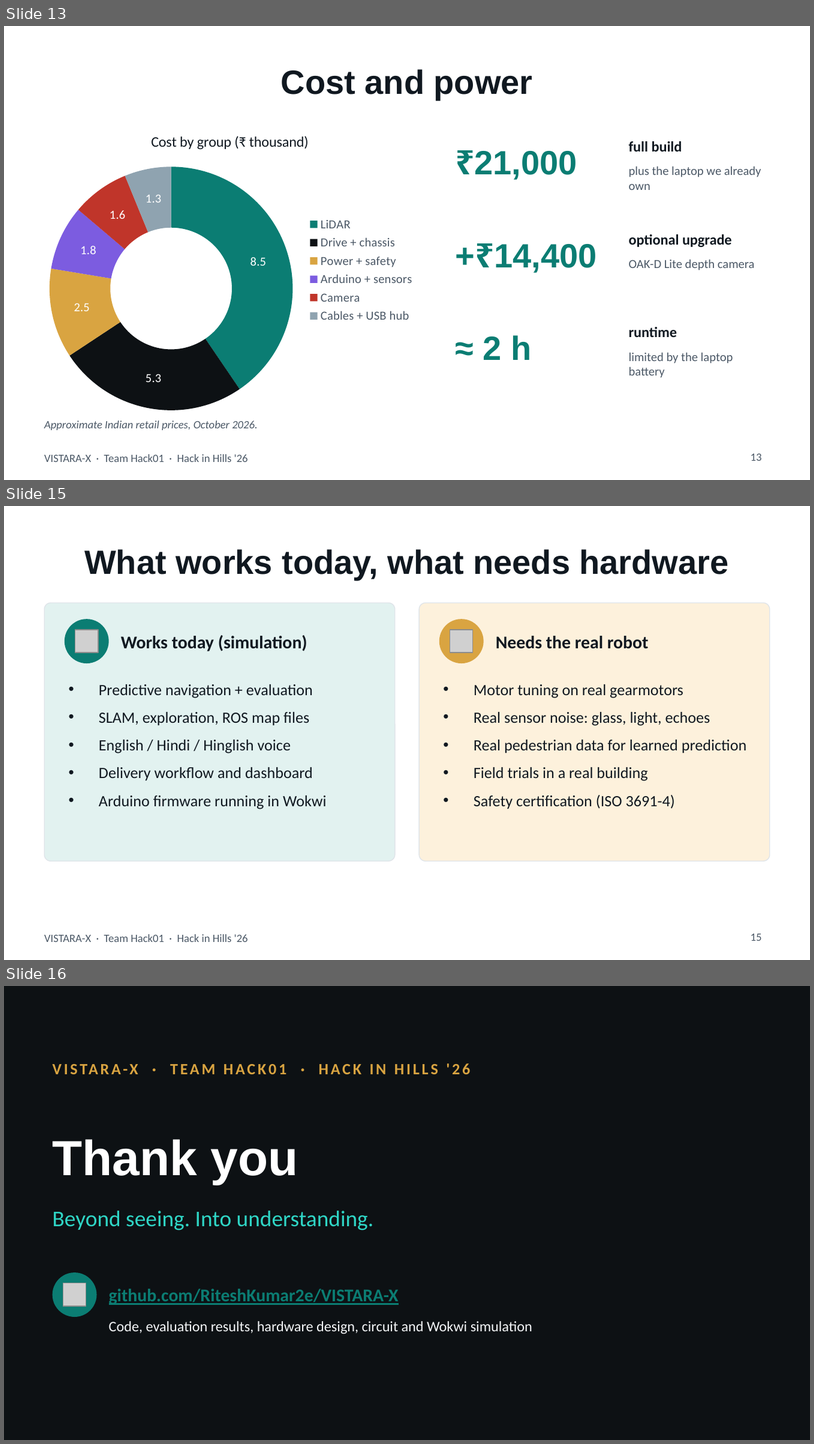
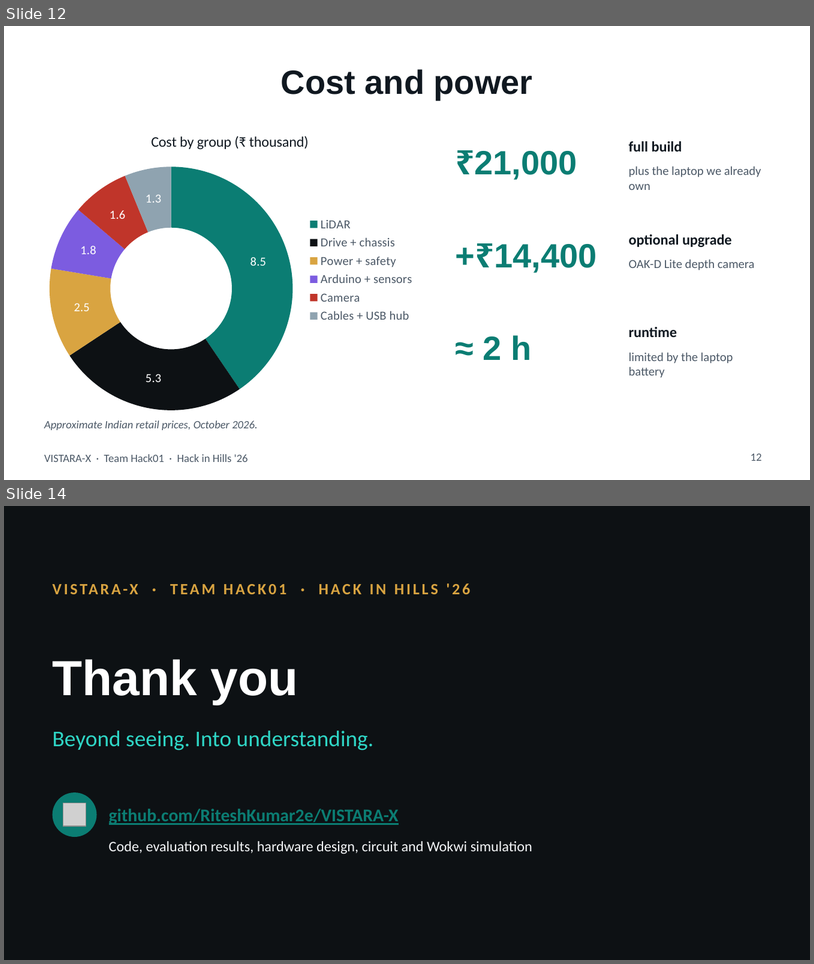
Before and after one commit to RiteshKumar2e/VISTARA-X, a slide deck: presentation/VISTARA-X_Hack01.pptx. Shown one above the other, each under a label of ours: slides 13, 15 and 16 before the commit, slides 12 and 14 after it; the slides between them are not shown. The pictures are 814x1444 and 814x964 pixels, drawn with LibreOffice and Linux fonts; fonts in the diff are those of the drawing; grey boxes stand for pictures. Boxes give left, top, right and bottom in pixels: in the first picture for what was removed or moved away, otherwise in the second. Text is boxed around its words. In the diff, an @@ line names an element or a change of style, - is before the commit and + after.

```diff
--- a/presentation/VISTARA-X_Hack01.pptx
+++ b/presentation/VISTARA-X_Hack01.pptx
@@ slide 15 removed at bbox=[4, 506, 810, 960], background #FFFFFF; not listed: 1 template element that a slide beside it also shows @@
@@ title removed at bbox=[84, 549, 729, 579] @@
-What works today, what needs hardware
@@ rounded rectangle removed at bbox=[44, 603, 395, 861] @@
@@ rounded rectangle removed at bbox=[419, 603, 770, 861] @@
@@ ellipse removed at bbox=[65, 619, 109, 663] @@
@@ picture removed at bbox=[75, 630, 98, 653] @@
@@ ellipse removed at bbox=[440, 619, 484, 663] @@
@@ picture removed at bbox=[450, 630, 473, 653] @@
@@ text removed at bbox=[121, 635, 308, 651] @@
-Works today (simulation)
@@ text removed at bbox=[496, 636, 649, 649] @@
-Needs the real robot
@@ text removed at bbox=[99, 684, 327, 809] @@
-• Predictive navigation + evaluation
-• SLAM, exploration, ROS map files
-• English / Hindi / Hinglish voice
-• Delivery workflow and dashboard
-• Arduino firmware running in Wokwi
@@ text removed at bbox=[474, 684, 747, 809] @@
-• Motor tuning on real gearmotors
-• Real sensor noise: glass, light, echoes
-• Real pedestrian data for learned prediction
-• Field trials in a real building
-• Safety certification (ISO 3691-4)
@@ page number removed at bbox=[751, 933, 762, 940] @@
-15
@@ what was slide 13 is now slide 12 @@
@@ page number at bbox=[751, 453, 762, 460]: text changed @@
-13
+12
@@ what was slide 16 is now slide 14 @@
```
Also in this commit, not shown: 3 slides changed, 5 slides added, 6 other slides removed, 10 other files.
